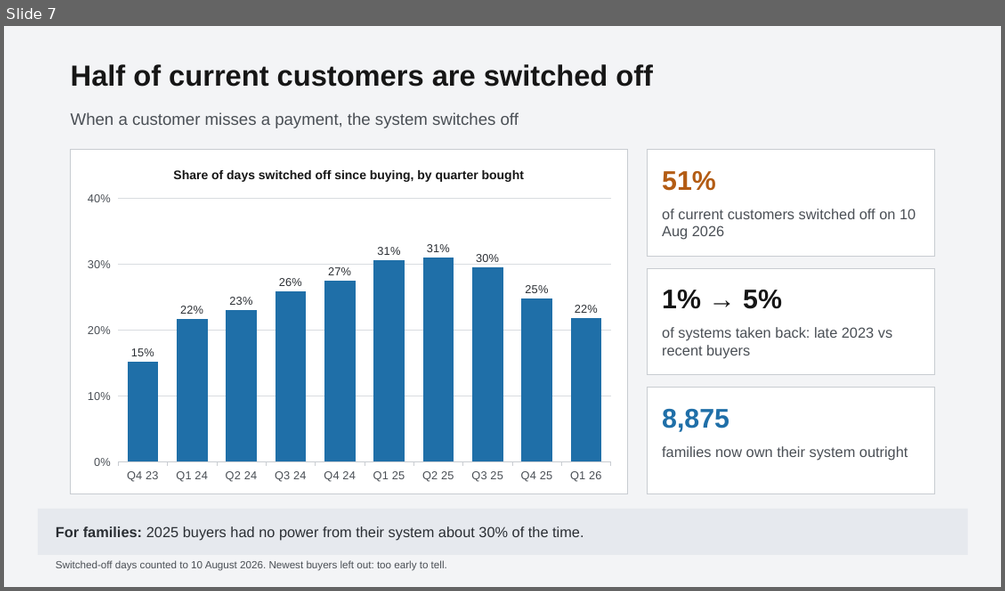
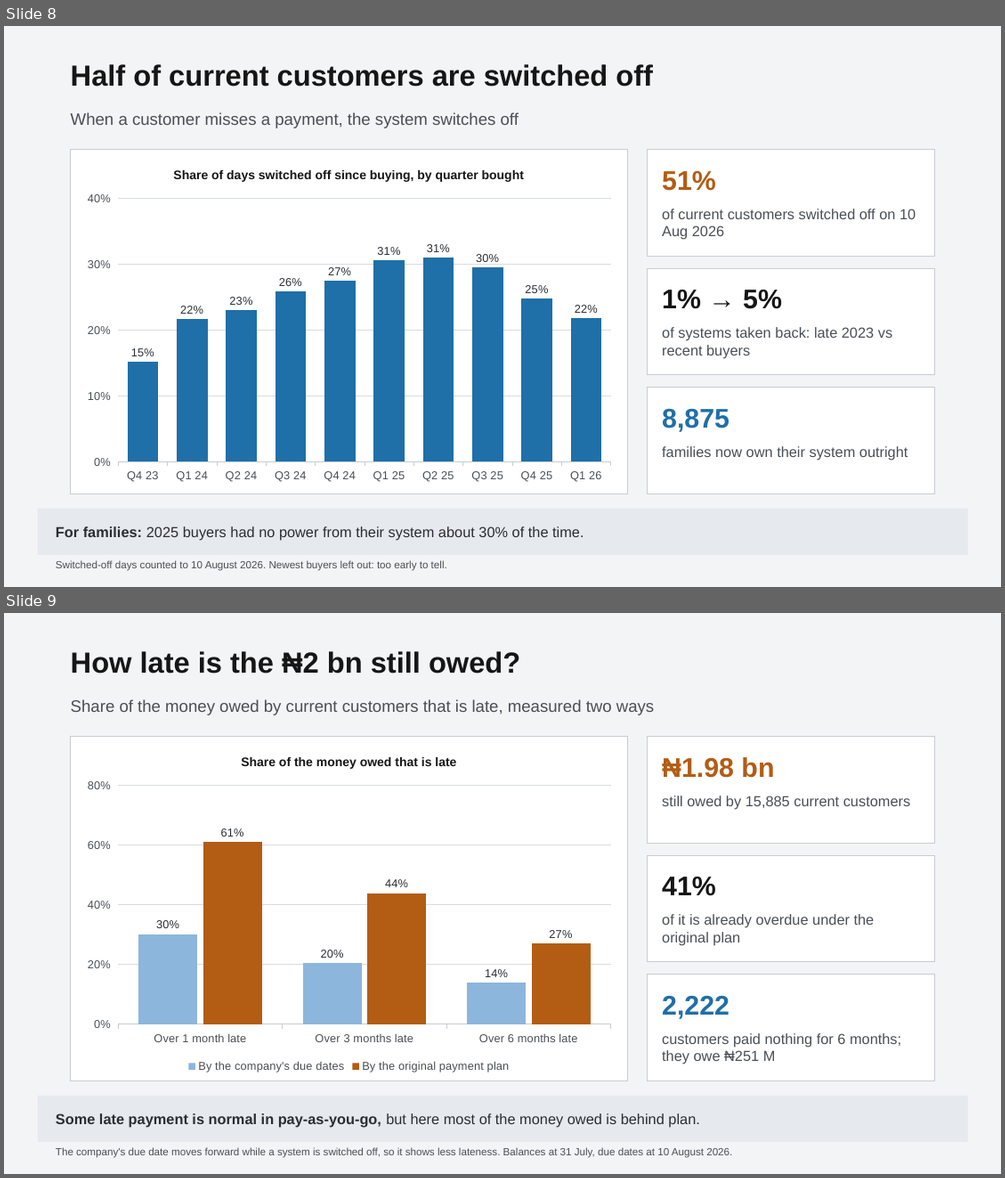
Before and after one commit to chilalaabubakar/EDA, a slide deck: case_study_5_paygo/Case_5_-_Decision_Briefing.pptx. Shown one above the other, each under a label of ours: slide 7 before the commit, slides 8 and 9 after it. The pictures are 1005x591 and 1005x1178 pixels, drawn with LibreOffice and Linux fonts; fonts in the diff are those of the drawing. Boxes give left, top, right and bottom in pixels: in the first picture for what was removed or moved away, otherwise in the second. Text is boxed around its words. In the diff, an @@ line names an element or a change of style, - is before the commit and + after.

```diff
--- a/case_study_5_paygo/Case_5_-_Decision_Briefing.pptx
+++ b/case_study_5_paygo/Case_5_-_Decision_Briefing.pptx
@@ slide 9 added at (x1=4, y1=613, x2=1001, y2=1174), background #F3F4F6 @@
@@ text added at (x1=71, y1=651, x2=520, y2=674), 28 pt, text #161616, bold @@
+How late is the ₦2 bn still owed?
@@ text added at (x1=71, y1=699, x2=654, y2=715), 16 pt, text #4A4F55 @@
+Share of the money owed by current customers that is late, measured two ways
@@ rectangle added at (x1=71, y1=737, x2=628, y2=1080), fill #FFFFFF, outline #C8CCD1 0.5 pt @@
@@ column chart added at (x1=77, y1=741, x2=622, y2=1076) @@
+title "Share of the money owed that is late"
+categories: Over 1 month late, Over 3 months late, Over 6 months late
+By the company's due dates: 0.3, 0.2, 0.14
+By the original payment plan: 0.61, 0.44, 0.27
@@ rectangle added at (x1=647, y1=737, x2=935, y2=843), fill #FFFFFF, outline #C8CCD1 0.5 pt @@
@@ text added at (x1=662, y1=757, x2=774, y2=778), 26 pt, text #B35C14, bold @@
+₦1.98 bn
@@ text added at (x1=662, y1=795, x2=910, y2=809), 14 pt, text #4A4F55 @@
+still owed by 15,885 current customers
@@ rectangle added at (x1=647, y1=855, x2=935, y2=962), fill #FFFFFF, outline #C8CCD1 0.5 pt @@
@@ text added at (x1=662, y1=876, x2=716, y2=896), 26 pt, text #161616, bold @@
+41%
@@ text added at (x1=662, y1=914, x2=874, y2=945), 14 pt, text #4A4F55 @@
+of it is already overdue under the original plan
@@ rectangle added at (x1=647, y1=974, x2=935, y2=1080), fill #FFFFFF, outline #C8CCD1 0.5 pt @@
@@ text added at (x1=662, y1=996, x2=729, y2=1019), 26 pt, text #1F6FA8, bold @@
+2,222
@@ text added at (x1=662, y1=1033, x2=901, y2=1064), 14 pt, text #4A4F55 @@
+customers paid nothing for 6 months; they owe ₦251 M
@@ rectangle added at (x1=38, y1=1095, x2=968, y2=1142), fill #E6E9EE @@
@@ text added at (x1=56, y1=1113, x2=699, y2=1127), 14 pt, text #2A2E33, bold @@
+Some late payment is normal in pay-as-you-go, but here most of the money owed is behind plan.
@@ text added at (x1=56, y1=1147, x2=732, y2=1158), 10 pt, text #4A4F55 @@
+The company's due date moves forward while a system is switched off, so it shows less lateness. Balances at 31 July, due dates at 10 August 2026.
@@ what was slide 7 is now slide 8 @@
```
Also in this commit, not shown: 1 other slide added, 1 other file.
